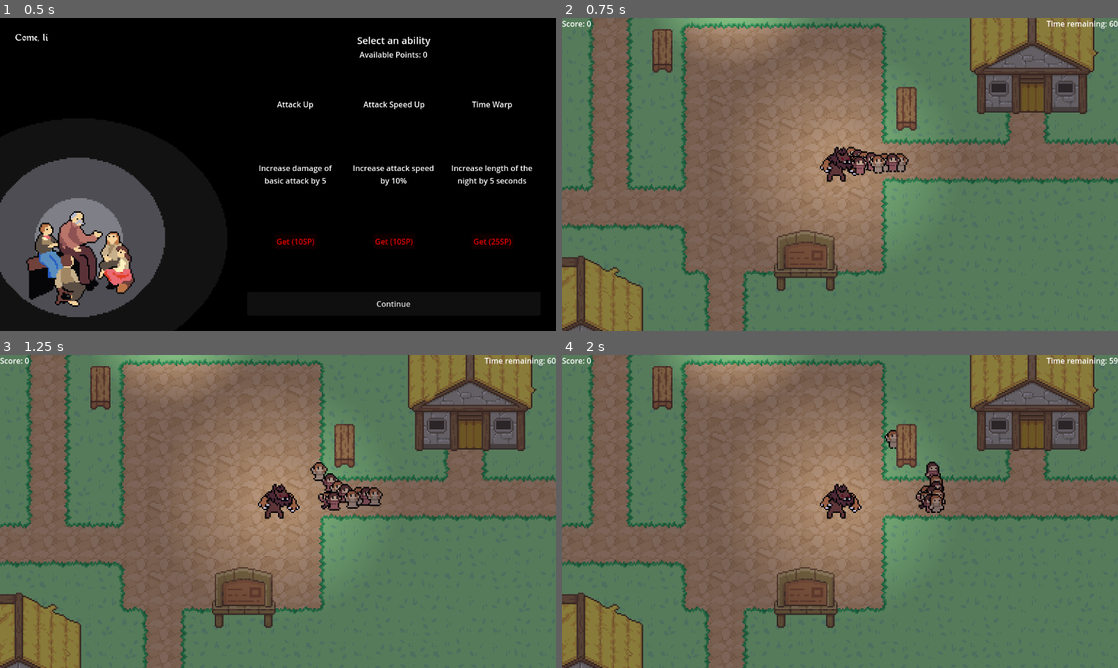
Above: before the commit, frames 1-4 (two rows, left to right).
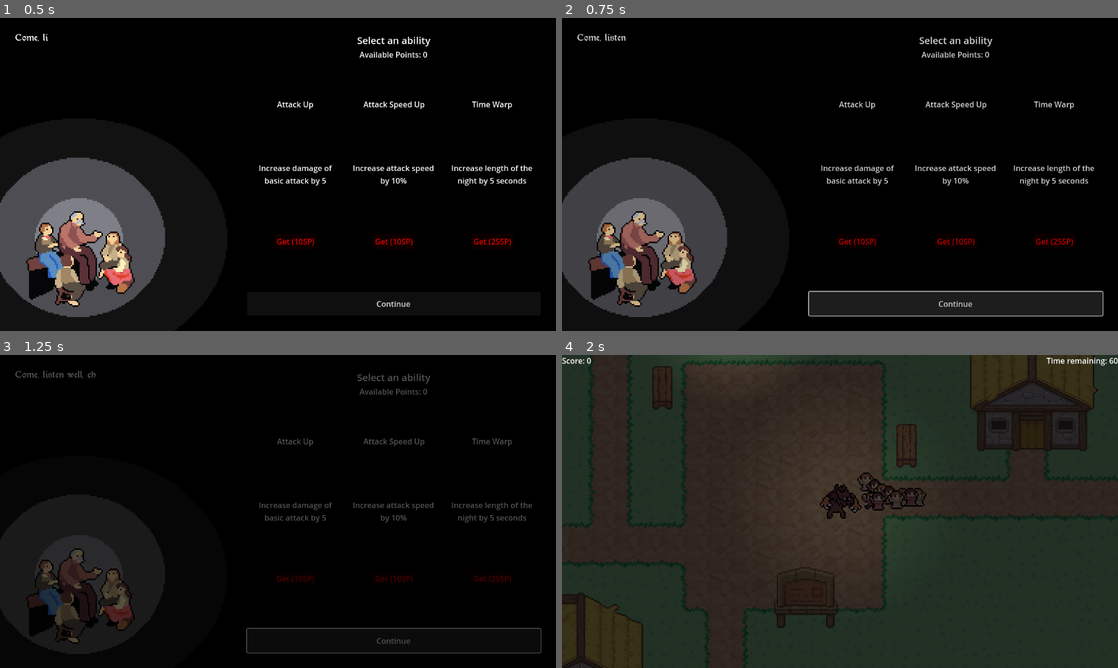
Above: after the commit, the same moments.

Repository: zhang-edward/folk-monster-game
Game: Godot game, scene res://scenes/PowerUpSelect.tscn
Same seed, same stepped clock (60 frames per second), same inputs: the game is played once before the commit and once after it. This scene is started directly instead of the project's main scene.
Inputs (mouse positions are in pixels of both pictures, inside the frame that each line leads up to):
- Up to frame 1 (0.5 s): no input
- Up to frame 2 (0.75 s): click "Continue" at 0.5 s
- Up to frame 3 (1.25 s): no input
- Up to frame 4 (2 s): click (956, 639) at 1.25 s, where only the run after the commit has a clickable "Continue"

Frame 1 is identical in both runs. In frame 2, 99% of the frame differs, in the area x 0-100%, y 0-100%; in frame 3, 100%; in frame 4, 100%.

Commit message:
Add scene transitions

Diff:
--- a/project.godot
+++ b/project.godot
@@ -18,6 +18,7 @@
 [autoload]
 
 PlayerVariables="*res://scripts/PlayerVariables.gd"
+SceneTransition="*res://scenes/scene_transition.tscn"
 
 [display]
 
--- /dev/null
+++ b/scenes/scene_transition.tscn
@@ -0,0 +1,58 @@
+[gd_scene load_steps=5 format=3 uid="uid://dc6ygs4b0qa0w"]
+
+[ext_resource type="Script" path="res://scripts/SceneTransition.gd" id="1_deulu"]
+
+[sub_resource type="Animation" id="Animation_af3uf"]
+resource_name = "RESET"
+length = 0.01
+tracks/0/type = "value"
+tracks/0/imported = false
+tracks/0/enabled = true
+tracks/0/path = NodePath("ColorRect:modulate")
+tracks/0/interp = 1
+tracks/0/loop_wrap = true
+tracks/0/keys = {
+"times": PackedFloat32Array(0),
+"transitions": PackedFloat32Array(1),
+"update": 0,
+"values": [Color(1, 1, 1, 0)]
+}
+
+[sub_resource type="Animation" id="Animation_xvbwj"]
+resource_name = "dissolve"
+tracks/0/type = "value"
+tracks/0/imported = false
+tracks/0/enabled = true
+tracks/0/path = NodePath("ColorRect:modulate")
+tracks/0/interp = 1
+tracks/0/loop_wrap = true
+tracks/0/keys = {
+"times": PackedFloat32Array(0, 1),
+"transitions": PackedFloat32Array(1, 1),
+"update": 0,
+"values": [Color(1, 1, 1, 0), Color(1, 1, 1, 1)]
+}
+
+[sub_resource type="AnimationLibrary" id="AnimationLibrary_wctea"]
+_data = {
+"RESET": SubResource("Animation_af3uf"),
+"dissolve": SubResource("Animation_xvbwj")
+}
+
+[node name="SceneTransition" type="CanvasLayer"]
+script = ExtResource("1_deulu")
+
+[node name="ColorRect" type="ColorRect" parent="."]
+modulate = Color(1, 1, 1, 0)
+anchors_preset = 15
+anchor_right = 1.0
+anchor_bottom = 1.0
+grow_horizontal = 2
+grow_vertical = 2
+mouse_filter = 2
+color = Color(0, 0, 0, 1)
+
+[node name="AnimationPlayer" type="AnimationPlayer" parent="."]
+libraries = {
+"": SubResource("AnimationLibrary_wctea")
+}
--- a/scripts/Main.gd
+++ b/scripts/Main.gd
@@ -34,7 +34,7 @@
 
 func on_timer_tick():
 	if time_remaining == 0:
-		get_tree().change_scene_to_file("res://scenes/PowerUpSelect.tscn")
+		SceneTransition.change_scene_to_file("res://scenes/PowerUpSelect.tscn")
 	else:
 		time_remaining -= 1
 		time_remaining_label.text = "Time remaining: " + str(time_remaining)
--- a/scripts/PowerUpSelect.gd
+++ b/scripts/PowerUpSelect.gd
@@ -84,4 +84,4 @@
 	score.text = "Available Points: " + str(_player_variables.player_score)
 
 func on_continue():
-	get_tree().change_scene_to_file("res://scenes/main.tscn")
+	SceneTransition.change_scene_to_file("res://scenes/main.tscn")
--- /dev/null
+++ b/scripts/SceneTransition.gd
@@ -0,0 +1,14 @@
+extends CanvasLayer
+
+func change_scene_to_file(scene_file_path: String) -> void:
+	"""
+	Use this function to change scenes, which wraps get_tree().change_scene()
+	with a fade in and fade out animation.
+
+	Args:
+		scene_file_path - file path to the .tscn scene file.
+	"""
+	$AnimationPlayer.play('dissolve')
+	await $AnimationPlayer.animation_finished
+	get_tree().change_scene_to_file(scene_file_path)
+	$AnimationPlayer.play_backwards('dissolve')
